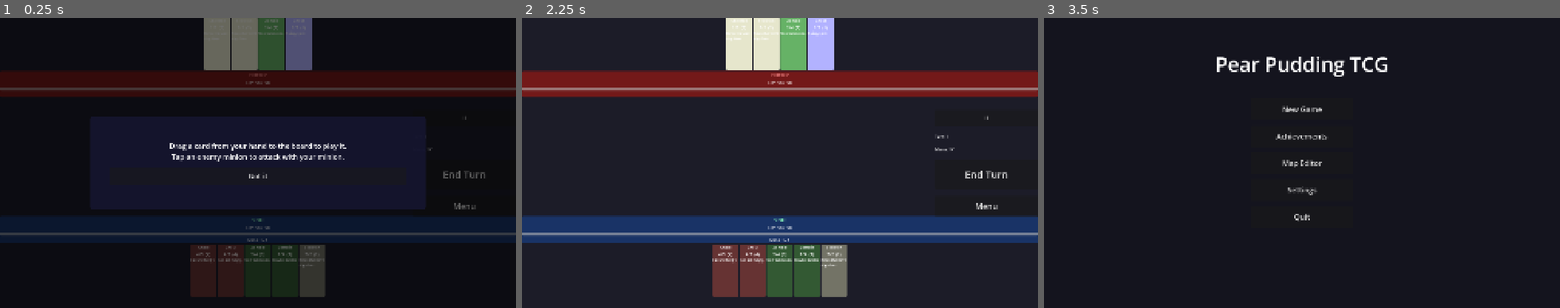
Above: before the commit, frames 1-3 (left to right).
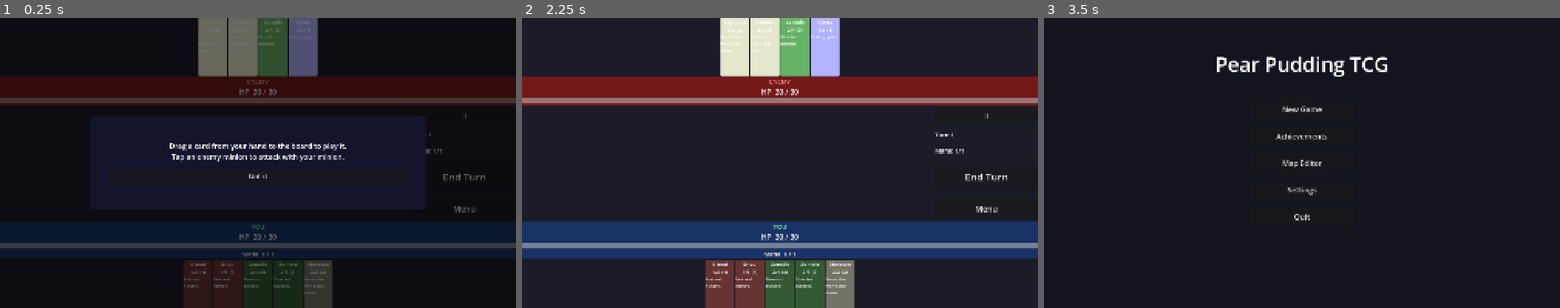
Above: after the commit, the same moments.

Repository: ChrisPauly97/pear-pudding-godot
Game: Godot game, scene res://scenes/battle/BattleScene.tscn
Same seed, same stepped clock (60 frames per second), same inputs: the game is played once before the commit and once after it. This scene is started directly instead of the project's main scene. Sound files missing from this copy of the repository are replaced by a short silence.
Inputs:
- Up to frame 1 (0.25 s): no input
- Up to frame 2 (2.25 s): click "II" at 0.5 s; click "End Turn" at 1.25 s; click "Got it" at 2 s
- Up to frame 3 (3.5 s): click "Menu" at 2.75 s

The runs differ from the first frame. In frame 1, 16% of the frame differs, in the area x 0-100%, y 0-100%; in frame 2, 19%; in frame 3, nothing differs.

Commit message:
TID-137, TID-138: Tap-and-hold tutorial + battle UI size increase
Adds "Inspect Cards" one-shot tutorial popup on first battle entry.
Increases battle hero/card zones and font sizes for mobile readability:
hero height 0.09→0.10, board height 0.18→0.20, card panel 0.09×0.15→0.10×0.19,
HP label font 0.016→0.025, mana label 0.013→0.022.

https://claude.ai/code/session_01KoQ2Mt1dBJL3tviSVyBvAE

Diff:
--- a/game_logic/TutorialRegistry.gd
+++ b/game_logic/TutorialRegistry.gd
@@ -21,6 +21,10 @@
 		"title": "Card Rarity",
 		"body": "Cards come in four rarities: Common (grey), Uncommon (green), Rare (blue), and Legendary (gold). Rarer cards have stronger effects and are harder to obtain — but you can craft any card using Essence in the Inventory.",
 	},
+	"tap_and_hold": {
+		"title": "Inspect Cards",
+		"body": "Hold any card for half a second to see its full details — stats, description, and abilities.\n\nWorks in battle, your inventory, and the shop.",
+	},
 }
 
 static func get_entry(popup_id: String) -> Dictionary:
--- a/scenes/battle/BattleScene.gd
+++ b/scenes/battle/BattleScene.gd
@@ -129,6 +129,8 @@
 
 	if not SceneManager.save_manager.get_story_flag("tutorial_battle_tip"):
 		_show_battle_tutorial()
+
+	GameBus.tutorial_popup_requested.emit("tap_and_hold")
 
 func _apply_equipment_effects(player: PlayerState) -> void:
 	var sm := SceneManager.save_manager
@@ -183,8 +185,8 @@
 				player.bonus_draw += skill.effect_value
 
 func _apply_ui_sizes() -> void:
-	var hero_h: float = _vh * 0.09
-	var board_h: float = _vh * 0.18
+	var hero_h: float = _vh * 0.10
+	var board_h: float = _vh * 0.20
 	_enemy_hand_view.custom_minimum_size   = Vector2(0, board_h)
 	_enemy_hero_view.custom_minimum_size   = Vector2(0, hero_h)
 	_enemy_board_view.custom_minimum_size  = Vector2(0, board_h)
@@ -196,6 +198,8 @@
 	_end_turn_btn.add_theme_font_size_override("font_size", int(_vh * 0.035))
 	_menu_btn.custom_minimum_size = Vector2(_vh * 0.14, _vh * 0.07)
 	_menu_btn.add_theme_font_size_override("font_size", int(_vh * 0.028))
+	_turn_label.add_theme_font_size_override("font_size", int(_vh * 0.022))
+	_mana_label.add_theme_font_size_override("font_size", int(_vh * 0.022))
 	($SidePanel as VBoxContainer).add_theme_constant_override("separation", int(_vh * 0.025))
 
 # -------------------------------------------------------------------------
@@ -748,16 +752,17 @@
 	var name_lbl := Label.new()
 	name_lbl.name = "NameLabel"
 	name_lbl.text = card.name
-	name_lbl.add_theme_font_size_override("font_size", int(_vh * 0.013))
+	name_lbl.add_theme_font_size_override("font_size", int(_vh * 0.018))
 	name_lbl.horizontal_alignment = HORIZONTAL_ALIGNMENT_CENTER
 	var stats_lbl := Label.new()
 	stats_lbl.name = "StatsLabel"
 	stats_lbl.text = "%d/%d  (%d)" % [card.attack, card.health, card.cost]
+	stats_lbl.add_theme_font_size_override("font_size", int(_vh * 0.016))
 	stats_lbl.horizontal_alignment = HORIZONTAL_ALIGNMENT_CENTER
 	var desc_lbl := Label.new()
 	desc_lbl.name = "DescLabel"
 	desc_lbl.text = card.description
-	desc_lbl.add_theme_font_size_override("font_size", int(_vh * 0.011))
+	desc_lbl.add_theme_font_size_override("font_size", int(_vh * 0.014))
 	desc_lbl.autowrap_mode = TextServer.AUTOWRAP_WORD_SMART
 	vbox.add_child(name_lbl)
 	vbox.add_child(stats_lbl)
@@ -827,7 +832,7 @@
 
 func _make_card_view(card: CardInstance, zone_id: String) -> PanelContainer:
 	var panel := PanelContainer.new()
-	panel.custom_minimum_size = Vector2(_vh * 0.09, _vh * 0.15)
+	panel.custom_minimum_size = Vector2(_vh * 0.10, _vh * 0.19)
 	var is_board_zone: bool = (zone_id == "board" or zone_id == "enemy_board")
 	panel.add_child(_build_card_vbox(card, is_board_zone))
 	_apply_card_style(panel, card, zone_id)
@@ -850,18 +855,18 @@
 				name_lbl.text = "ENEMY"
 		else:
 			name_lbl.text = "YOU"
-		name_lbl.add_theme_font_size_override("font_size", int(_vh * 0.018))
+		name_lbl.add_theme_font_size_override("font_size", int(_vh * 0.022))
 		name_lbl.horizontal_alignment = HORIZONTAL_ALIGNMENT_CENTER
 		name_lbl.modulate = Color(1.0, 0.55, 0.55) if is_enemy else Color(0.55, 1.0, 0.75)
 
 		var hp_lbl := Label.new()
 		hp_lbl.name = "HPLabel"
-		hp_lbl.add_theme_font_size_override("font_size", int(_vh * 0.016))
+		hp_lbl.add_theme_font_size_override("font_size", int(_vh * 0.025))
 		hp_lbl.horizontal_alignment = HORIZONTAL_ALIGNMENT_CENTER
 
 		var bar := ProgressBar.new()
 		bar.name = "HPBar"
-		bar.custom_minimum_size = Vector2(0, int(_vh * 0.014))
+		bar.custom_minimum_size = Vector2(0, int(_vh * 0.020))
 		bar.show_percentage = false
 
 		vbox.add_child(name_lbl)
@@ -870,7 +875,7 @@
 		if not is_enemy:
 			var mana_lbl := Label.new()
 			mana_lbl.name = "ManaLabel"
-			mana_lbl.add_theme_font_size_override("font_size", int(_vh * 0.013))
+			mana_lbl.add_theme_font_size_override("font_size", int(_vh * 0.022))
 			mana_lbl.horizontal_alignment = HORIZONTAL_ALIGNMENT_CENTER
 			vbox.add_child(mana_lbl)
 		var hero_sr := HBoxContainer.new()
Not shown, changed: tasks/goals/GID-034--mobile-first-ui/TID-137--tap-and-hold-tutorial.md
Not shown, changed: tasks/goals/GID-034--mobile-first-ui/TID-138--battle-ui-redesign.md
Not shown, changed: tasks/goals/GID-034--mobile-first-ui/goal.md
Not shown, changed: tasks/index.md
